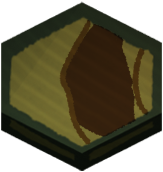
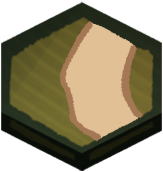
The second (163, 172) image is a revision of the first. Changes to its layers:
pixels changed over [59, 20, 149, 145] (layer not identified)
